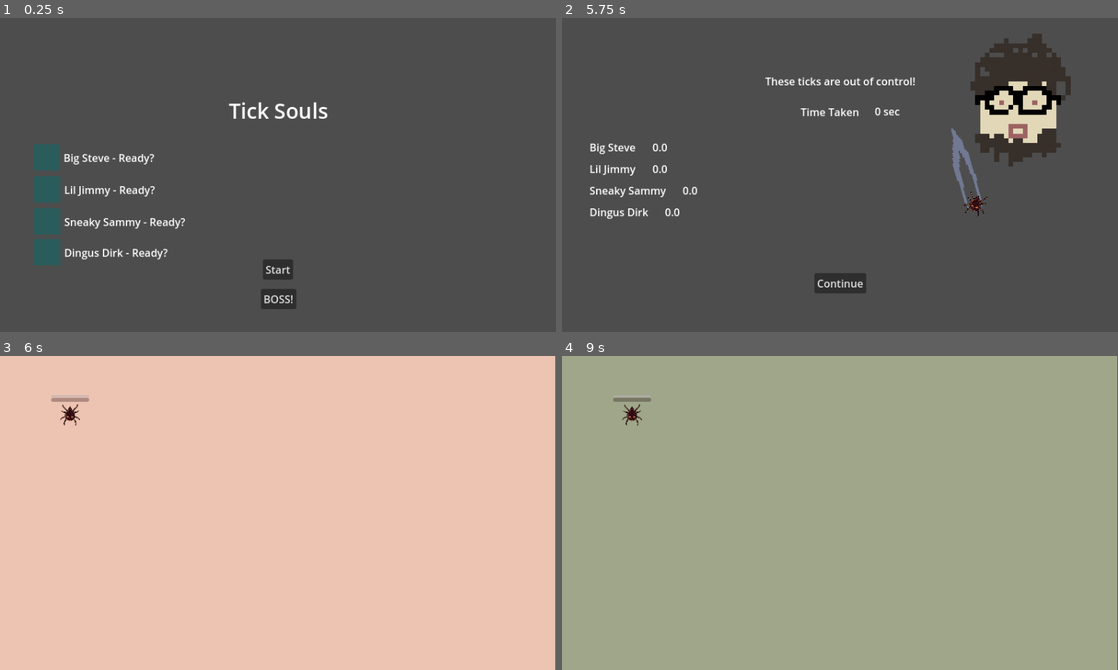
Above: before the commit, frames 1-4 (two rows, left to right).
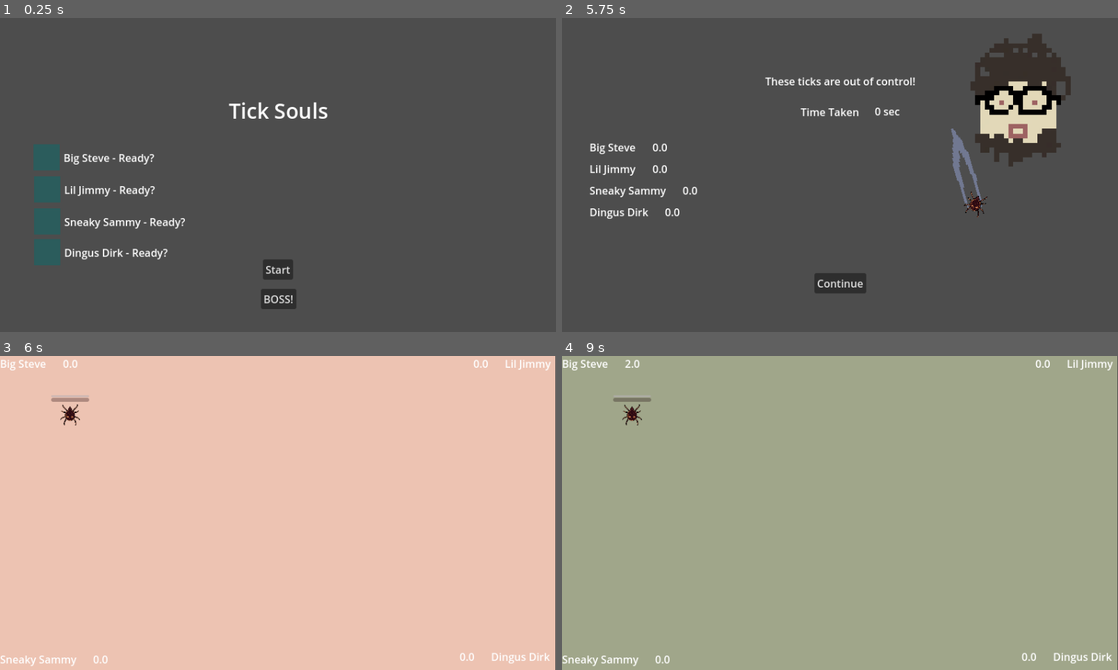
Above: after the commit, the same moments.

Repository: Topech/tick-souls
Game: Godot game, scene res://main_scene.tscn
The game is run twice, just before and just after one commit, with the same random seed, the same clock (stepped at 60 frames per second) and the same inputs.
Inputs:
- Up to frame 1 (0.25 s): no input
- Up to frame 2 (5.75 s): click "Start" at 0.5 s; click "Start" at 1.25 s; click "BOSS!" at 2 s; click "BOSS!" at 2.75 s; click "BOSS!" at 3.5 s; click "Start" at 4.25 s; tap Enter (ui_accept) at 5, 5.27 s; hold P from 5.03 s (still down)
- Up to frame 3 (6 s): release P at 5.75 s; click "Continue" at 5.75 s
- Up to frame 4 (9 s): tap Enter (ui_accept) at 6.5, 6.77, 8 s; tap P at 6.6 s; click "Continue" at 7.25 s; hold P 8.03-8.75 s; click "Continue" at 8.75 s

Frames 1-2 are identical in both runs. In frame 3, 0.6% of the frame differs, in the area x 0-99%, y 1-99%; in frame 4, 0.7%, in the area x 0-100%, y 1-99%.

Commit message:
player score label in round

Diff:
--- /dev/null
+++ b/player/player_score_label.gd
@@ -0,0 +1,13 @@
+class_name PlayerScoreLabel extends HBoxContainer
+
+
+@export var player_id = Global.players.NO_PLAYER
+
+@onready var name_label = $NameLabel
+@onready var score_label = $ScoreLabel
+
+
+func _process(_delta: float) -> void:
+	var player_details: Global.PlayerDetails = Global.player_details_lookup[player_id]
+	name_label.text = player_details.name
+	score_label.text = str(round(player_details.score))
--- /dev/null
+++ b/player/player_score_label.tscn
@@ -0,0 +1,16 @@
+[gd_scene load_steps=2 format=3 uid="uid://ixo1qhmijyhj"]
+
+[ext_resource type="Script" uid="uid://b8w22vvu3oy8u" path="res://player/player_score_label.gd" id="1_32qyg"]
+
+[node name="PlayerScoreLabel" type="HBoxContainer"]
+custom_minimum_size = Vector2(200, 0)
+theme_override_constants/separation = 25
+script = ExtResource("1_32qyg")
+
+[node name="NameLabel" type="Label" parent="."]
+layout_mode = 2
+text = "Player Name"
+
+[node name="ScoreLabel" type="Label" parent="."]
+layout_mode = 2
+text = "0.0"
--- a/root_scenes/round/player_container.gd
+++ b/root_scenes/round/player_container.gd
@@ -1,4 +1,4 @@
-extends Node
+class_name PlayerContainer extends Node
 
 
 func get_player_by_id(player_id: Global.players) -> Variant:
--- a/root_scenes/round/round.gd
+++ b/root_scenes/round/round.gd
@@ -4,7 +4,7 @@
 signal round_ended
 
 
-@onready var player_container = $PlayerSpawner/PlayerContainer
+@onready var player_container: PlayerContainer = $PlayerSpawner/PlayerContainer
 
 
 ## in secs
@@ -27,17 +27,22 @@
 		background.visible = bool(ii == chosen_bg_ii)
 
 
+func _process(delta: float) -> void:
+	calc_players_points(delta)
+
+	if len(player_container.get_all_players()) == 0:
+		round_ended.emit(round_duration)
+
+
 func _on_tweezers_tweezed_player(player: Player) -> void:
 	player.tweeze()
 
-	#var timer = Timer.new()
+	# give time to delete player so it can go off screen
 	var timer = get_tree().create_timer(3.0)
 	timer.timeout.connect(func():
 		player.queue_free()
 	)
 
-	var player_round_score = round_duration + player.metrics.blood
-	Global.player_details_lookup[player.player_id].score += player_round_score
 
 
 func _on_tweezers_failed(tweezer: Tweezers) -> void:
@@ -67,10 +72,18 @@
 	$TweezerSpawnTimer.wait_time = new_wait_time
 
 
-func _process(_delta: float) -> void:
-	if len(player_container.get_all_players()) == 0:
-		round_ended.emit(round_duration)
+func _on_round_timer_timeout() -> void:
+	round_duration += 1
 
 
-func _on_round_timer_timeout() -> void:
-	round_duration += 1
+func calc_players_points(delta: float) -> void:
+	for player in player_container.get_all_players():
+		if player.state == player.states.TWEEZED:
+			continue
+
+		var player_id = player.player_id
+		var player_details = Global.player_details_lookup[player_id]
+		# get points for existing
+		player_details.score += delta
+		# get points for blood
+		player_details.score += player.metrics.blood * delta
--- a/root_scenes/round/round.tscn
+++ b/root_scenes/round/round.tscn
@@ -6,6 +6,7 @@
 [ext_resource type="PackedScene" uid="uid://djaye3edy1wd5" path="res://root_scenes/round/backgrounds/crap_skin_color.tscn" id="2_on8o6"]
 [ext_resource type="PackedScene" uid="uid://cqef7kj40c3xm" path="res://root_scenes/round/backgrounds/lizard_skin_color.tscn" id="3_on8o6"]
 [ext_resource type="Script" uid="uid://pse7mut484yx" path="res://root_scenes/round/player_container.gd" id="3_y8in6"]
+[ext_resource type="PackedScene" uid="uid://ixo1qhmijyhj" path="res://player/player_score_label.tscn" id="7_bxfx3"]
 
 [sub_resource type="RectangleShape2D" id="RectangleShape2D_0xm2m"]
 size = Vector2(20, 480)
@@ -67,5 +68,29 @@
 [node name="RoundTimer" type="Timer" parent="."]
 autostart = true
 
+[node name="PlayerScoreLabel1" parent="." instance=ExtResource("7_bxfx3")]
+player_id = 1
+
+[node name="PlayerScoreLabel2" parent="." instance=ExtResource("7_bxfx3")]
+layout_direction = 3
+offset_left = -841.0
+offset_right = -641.0
+offset_bottom = 23.0
+player_id = 2
+
+[node name="PlayerScoreLabel3" parent="." instance=ExtResource("7_bxfx3")]
+offset_top = 452.0
+offset_right = 200.0
+offset_bottom = 475.0
+player_id = 3
+
+[node name="PlayerScoreLabel4" parent="." instance=ExtResource("7_bxfx3")]
+layout_direction = 3
+offset_left = -839.0
+offset_top = 448.0
+offset_right = -639.0
+offset_bottom = 471.0
+player_id = 4
+
 [connection signal="timeout" from="TweezerSpawnTimer" to="." method="_on_timer_timeout"]
 [connection signal="timeout" from="RoundTimer" to="." method="_on_round_timer_timeout"]
--- a/root_scenes/round/round_leaderboard.gd
+++ b/root_scenes/round/round_leaderboard.gd
@@ -5,34 +5,14 @@
 
 
 ## in secs
-var round_duration: int
+@export var round_duration: int
 
 
-@onready var p1_name_label = $LabelList/P1Label/NameLabel
-@onready var p2_name_label = $LabelList/P2Label/NameLabel
-@onready var p3_name_label = $LabelList/P3Label/NameLabel
-@onready var p4_name_label = $LabelList/P4Label/NameLabel
-
-@onready var p1_score_label = $LabelList/P1Label/ScoreLabel
-@onready var p2_score_label = $LabelList/P2Label/ScoreLabel
-@onready var p3_score_label = $LabelList/P3Label/ScoreLabel
-@onready var p4_score_label = $LabelList/P4Label/ScoreLabel
-
-@onready var score_value = $RoundDurationLabel/RoundDurationValue
+@onready var round_duration_label = $RoundDurationLabel/RoundDurationValue
 
 
 func _ready() -> void:
-	p1_name_label.text = Global.player_details_lookup[Global.players.PLAYER_1].name
-	p2_name_label.text = Global.player_details_lookup[Global.players.PLAYER_2].name
-	p3_name_label.text = Global.player_details_lookup[Global.players.PLAYER_3].name
-	p4_name_label.text = Global.player_details_lookup[Global.players.PLAYER_4].name
-
-	p1_score_label.text = str(Global.player_details_lookup[Global.players.PLAYER_1].score)
-	p2_score_label.text = str(Global.player_details_lookup[Global.players.PLAYER_2].score)
-	p3_score_label.text = str(Global.player_details_lookup[Global.players.PLAYER_3].score)
-	p4_score_label.text = str(Global.player_details_lookup[Global.players.PLAYER_4].score)
-
-	score_value.text = str(round_duration) + " sec"
+	round_duration_label.text = str(round_duration) + " sec"
 
 
 func _on_continue_button_pressed() -> void:
--- a/root_scenes/round/round_leaderboard.tscn
+++ b/root_scenes/round/round_leaderboard.tscn
@@ -1,8 +1,9 @@
-[gd_scene load_steps=8 format=3 uid="uid://b3k2unjn7lu28"]
+[gd_scene load_steps=9 format=3 uid="uid://b3k2unjn7lu28"]
 
 [ext_resource type="PackedScene" uid="uid://b04w04pjffg0j" path="res://ui/continue_button.tscn" id="1_100ng"]
 [ext_resource type="Script" uid="uid://bn1o76je6kiyr" path="res://root_scenes/round/round_leaderboard.gd" id="1_ihch3"]
 [ext_resource type="Texture2D" uid="uid://cmxu2vbip0up3" path="res://assets/XavFace_spritesheet.png" id="3_6aps1"]
+[ext_resource type="PackedScene" uid="uid://ixo1qhmijyhj" path="res://player/player_score_label.tscn" id="3_7qp8f"]
 [ext_resource type="Texture2D" uid="uid://6a8j8gtooog3" path="res://assets/tweezer_spritesheet.png" id="4_ebycm"]
 [ext_resource type="Texture2D" uid="uid://b8ixsh1x6qjjl" path="res://assets/Kanagroo Tick-1.png" id="5_7qp8f"]
 
@@ -50,54 +51,21 @@
 offset_bottom = 308.0
 theme_override_constants/separation = 10
 
-[node name="P1Label" type="HBoxContainer" parent="LabelList"]
-custom_minimum_size = Vector2(200, 0)
+[node name="PlayerScoreLabel1" parent="LabelList" instance=ExtResource("3_7qp8f")]
 layout_mode = 2
-theme_override_constants/separation = 25
+player_id = 1
 
-[node name="NameLabel" type="Label" parent="LabelList/P1Label"]
+[node name="PlayerScoreLabel2" parent="LabelList" instance=ExtResource("3_7qp8f")]
 layout_mode = 2
-text = "Player 1"
+player_id = 2
 
-[node name="ScoreLabel" type="Label" parent="LabelList/P1Label"]
+[node name="PlayerScoreLabel3" parent="LabelList" instance=ExtResource("3_7qp8f")]
 layout_mode = 2
-text = "0.0"
+player_id = 3
 
-[node name="P2Label" type="HBoxContainer" parent="LabelList"]
+[node name="PlayerScoreLabel4" parent="LabelList" instance=ExtResource("3_7qp8f")]
 layout_mode = 2
-theme_override_constants/separation = 25
-
-[node name="NameLabel" type="Label" parent="LabelList/P2Label"]
-layout_mode = 2
-text = "Player 2"
-
-[node name="ScoreLabel" type="Label" parent="LabelList/P2Label"]
-layout_mode = 2
-text = "0.0"
-
-[node name="P3Label" type="HBoxContainer" parent="LabelList"]
-layout_mode = 2
-theme_override_constants/separation = 25
-
-[node name="NameLabel" type="Label" parent="LabelList/P3Label"]
-layout_mode = 2
-text = "Player 3"
-
-[node name="ScoreLabel" type="Label" parent="LabelList/P3Label"]
-layout_mode = 2
-text = "0.0"
-
-[node name="P4Label" type="HBoxContainer" parent="LabelList"]
-layout_mode = 2
-theme_override_constants/separation = 25
-
-[node name="NameLabel" type="Label" parent="LabelList/P4Label"]
-layout_mode = 2
-text = "Player 4"
-
-[node name="ScoreLabel" type="Label" parent="LabelList/P4Label"]
-layout_mode = 2
-text = "0.0"
+player_id = 4
 
 [node name="RoundDurationLabel" type="Label" parent="."]
 layout_mode = 0
Not shown, added: player/player_score_label.gd.uid
Not shown: 1 places in root_scenes/round/round.tscn that only renumber resources
